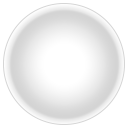
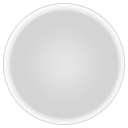
Before/after of a 128x128 layered artwork. What changed in the layer stack:
painted on "Ellipse 1" over bbox(11, 14, 117, 119)
